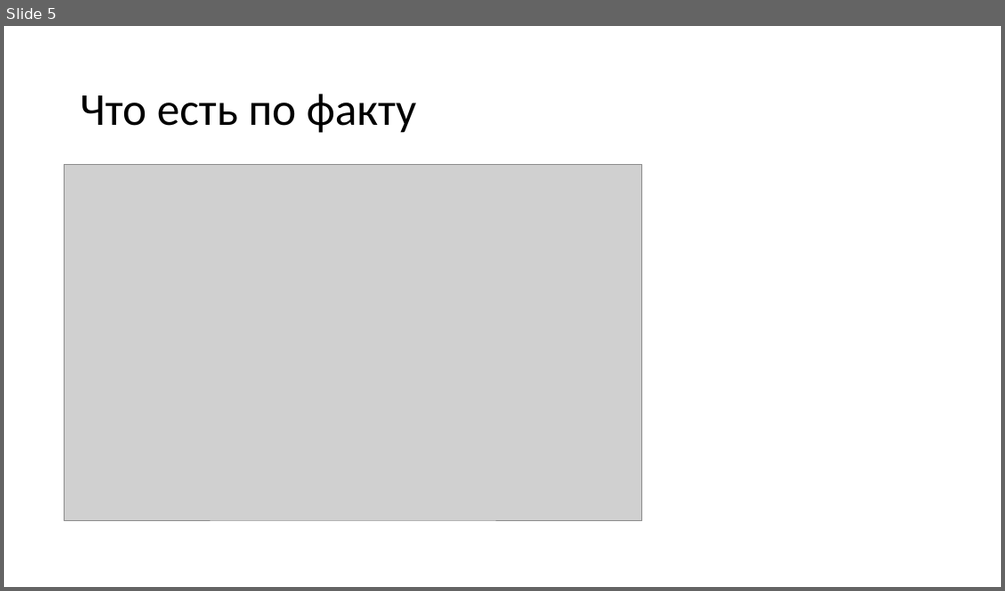
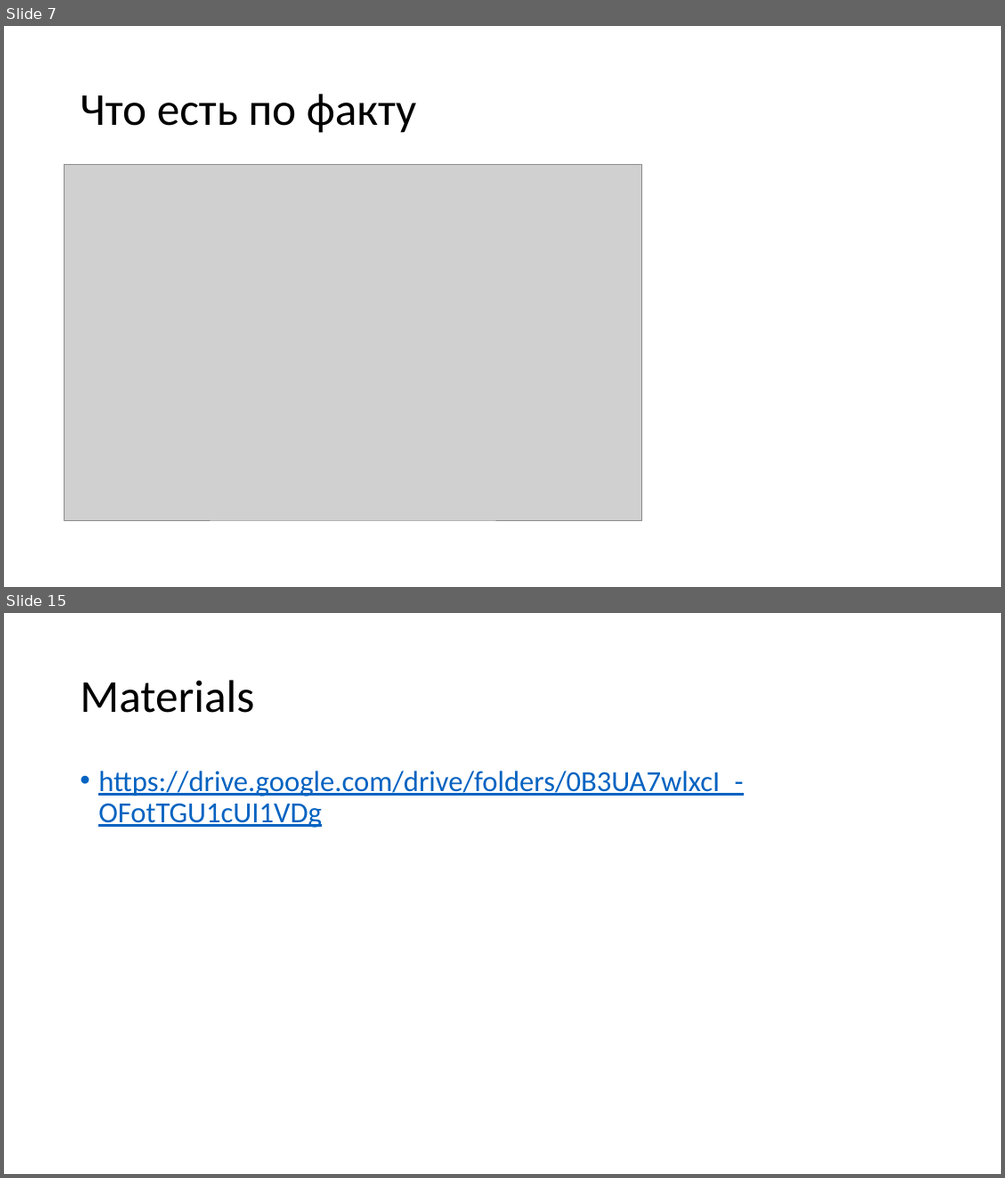
Before and after one commit to dzmitry-varabei/front-end-course, a slide deck: code-review/Presentation1.pptx. Shown one above the other, each under a label of ours: slide 5 before the commit, slides 7 and 15 after it; the slides between them are not shown. The pictures are 1005x591 and 1005x1178 pixels, drawn with LibreOffice and Linux fonts; fonts in the diff are those of the drawing; grey boxes stand for pictures. Boxes give left, top, right and bottom in pixels: in the first picture for what was removed or moved away, otherwise in the second. Text is boxed around its words. In the diff, an @@ line names an element or a change of style, - is before the commit and + after.

```diff
--- a/code-review/Presentation1.pptx
+++ b/code-review/Presentation1.pptx
@@ slide 15 added at [4,613,1001,1174], background #FFFFFF @@
@@ title added at [80,680,254,713], 44 pt, text #000000 @@
+Materials
@@ text added at [98,771,743,827], 28 pt, text #0563C1, underline @@
+• https://drive.google.com/drive/folders/0B3UA7wlxcI_-OFotTGU1cUI1VDg
@@ what was slide 5 is now slide 7 @@
```
Also in this commit, not shown: 9 other slides added, 4 other files.
